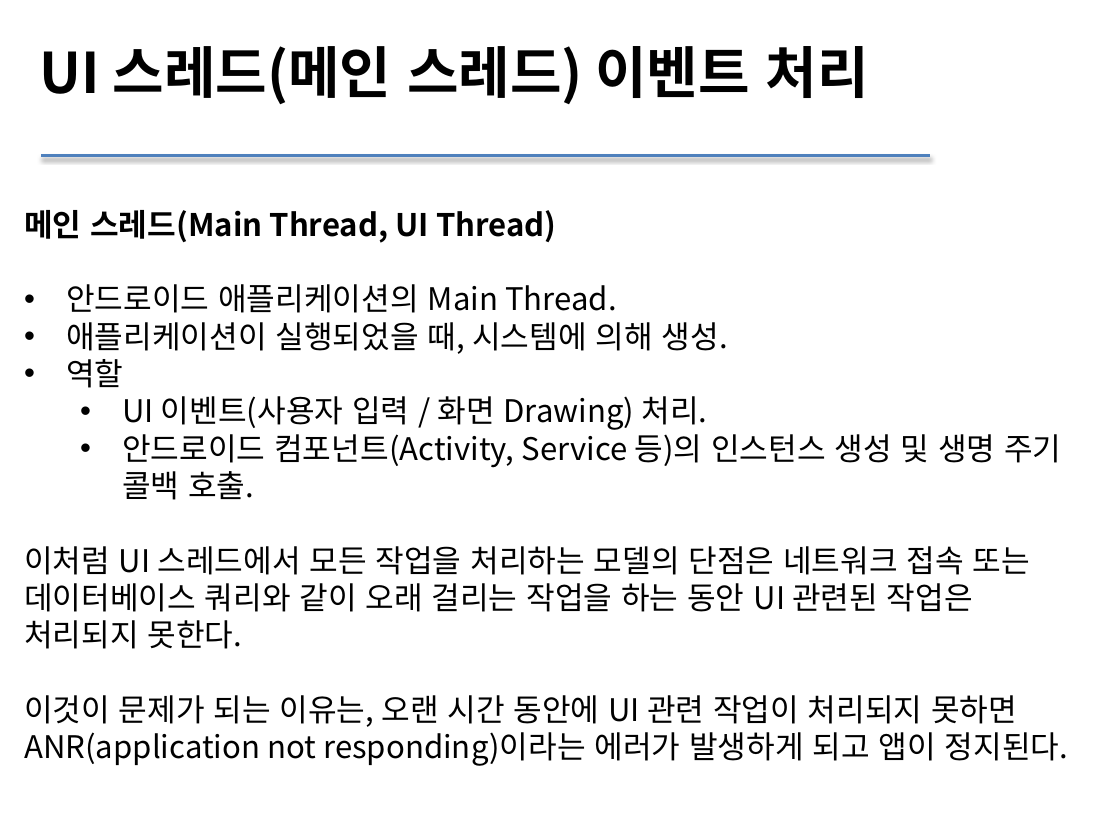
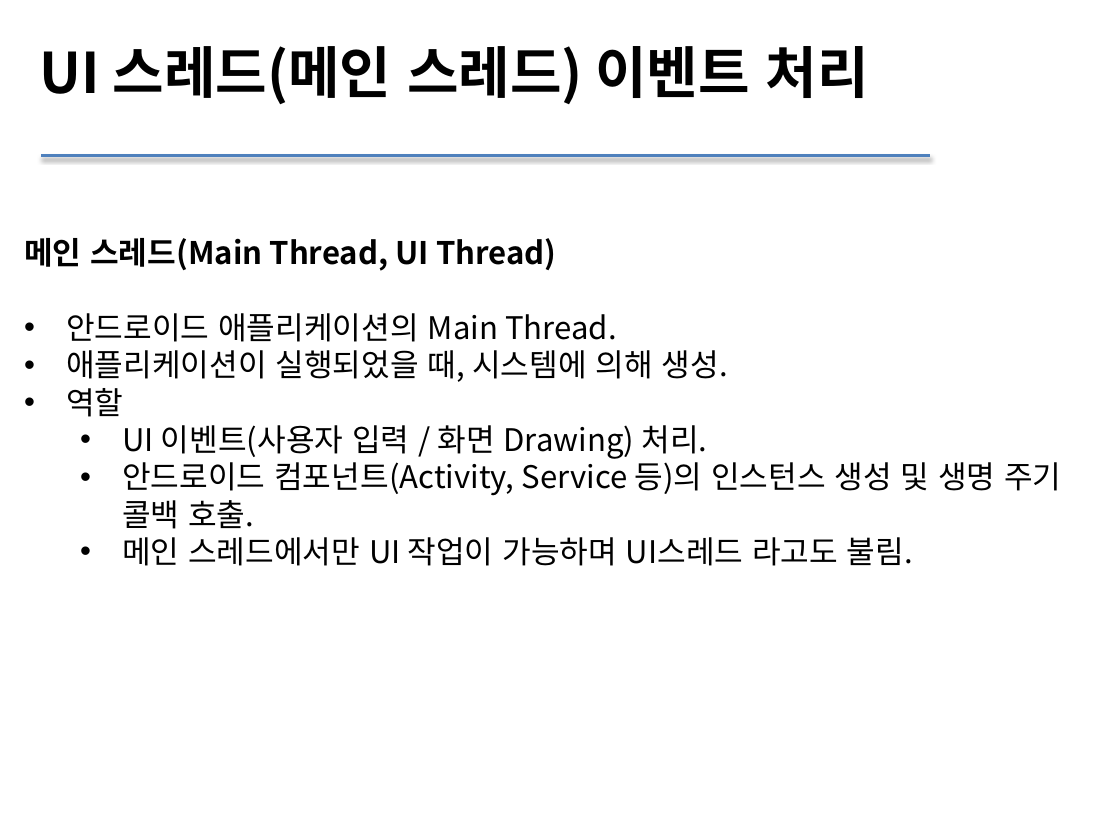
Before and after one commit to sc545/Beacon, a slide deck: slide 10 of 안드로이드 UI.pptx (slide 9 before the commit). Drawn at 1120x840 pixels with LibreOffice and Linux fonts; fonts in the diff are those of the drawing. Boxes give left, top, right and bottom in pixels: in the first picture for what was removed or moved away, otherwise in the second. Text is boxed around its words. In the diff, an @@ line names an element or a change of style, - is before the commit and + after.

```diff
--- a/안드로이드 UI.pptx
+++ b/안드로이드 UI.pptx
@@ text "메인 스레드(Main Thread, UI Thread)" moved from (x1=24, y1=210, x2=1069, y2=766) to (x1=24, y1=238, x2=1061, y2=566) @@
@@ text at (x1=122, y1=537, x2=913, y2=566): text changed @@
-이처럼 UI 스레드에서 모든 작업을 처리하는 모델의 단점은 네트워크 접속 또는 데이터베이스 쿼리와 같이 오래 걸리는 작업을 하는 동안 UI 관련된 작업은 처리되지 못한다.
-이것이 문제가 되는 이유는, 오랜 시간 동안에 UI 관련 작업이 처리되지 못하면 ANR(application not responding)이라는 에러가 발생하게 되고 앱이 정지된다.
+  • 메인 스레드에서만 UI 작업이 가능하며 UI스레드 라고도 불림.
```
Also in this commit, not shown: 7 other slides changed, 6 slides added, 17 slides removed, 17 other files.
